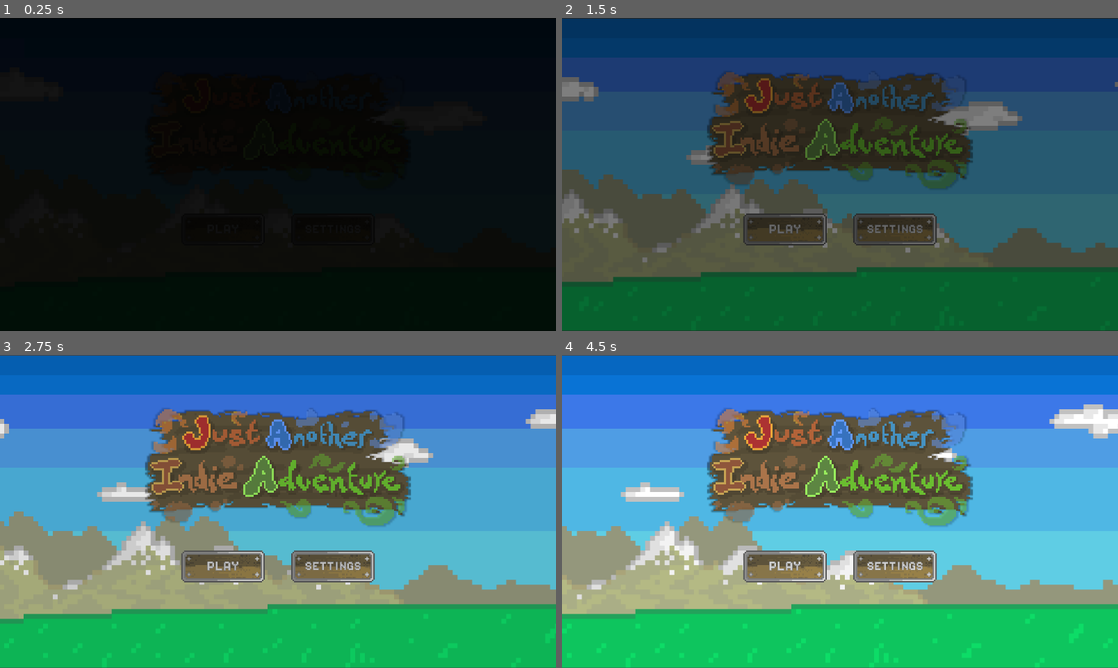
Above: before the commit, frames 1-4 (two rows, left to right).
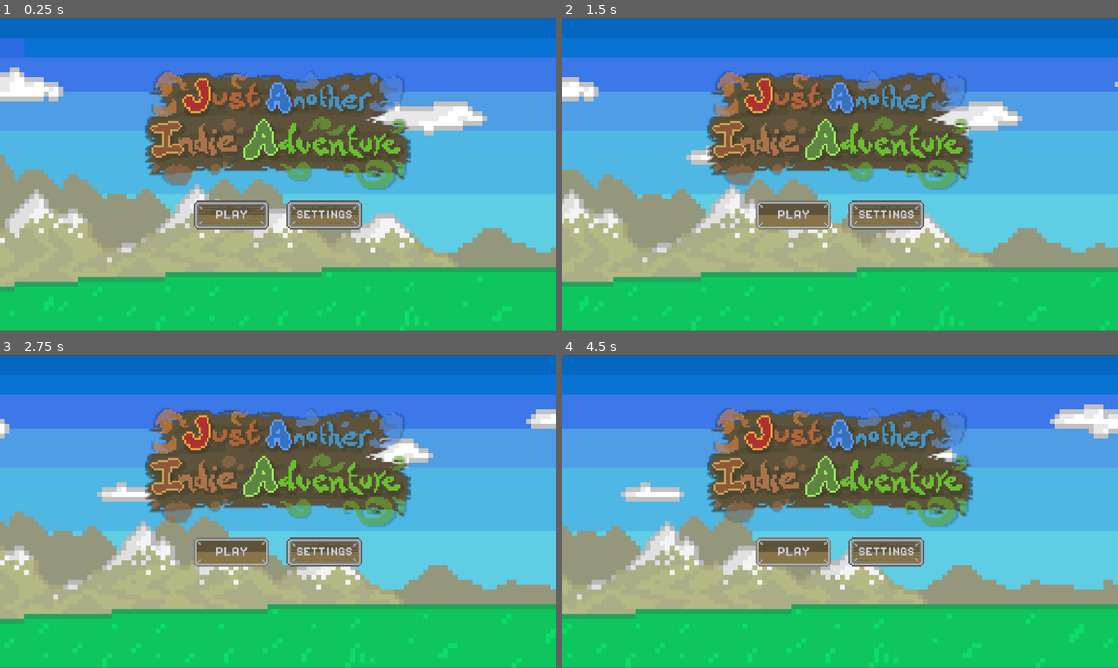
Above: after the commit, the same moments.

Repository: twixt7-sys/project_JAIA
Game: Godot game, scene res://Scenes/game.tscn
The game is run twice, just before and just after one commit, with the same random seed, the same clock (stepped at 60 frames per second) and the same inputs.
Inputs:
- Up to frame 1 (0.25 s): no input
- Up to frame 2 (1.5 s): click "SETTINGS" at 0.5 s; click "PLAY" at 1.25 s
- Up to frame 3 (2.75 s): click "PLAY" at 2 s
- Up to frame 4 (4.5 s): click "PLAY" at 2.75 s

The runs differ from the first frame. In frame 1, 100% of the frame differs, in the area x 0-100%, y 0-100%; in frame 2, 100%; in frame 3, 4.3%; in frame 4, 4.3%.

Commit message:
added button click animation

Diff:
--- /dev/null
+++ b/jaia_v5/Scenes/game.gd
@@ -0,0 +1,9 @@
+extends Node2D
+
+const TITLE_SCREEN = preload("res://Scenes/title_screen.tscn")
+
+func _ready() -> void:
+	add_child(TITLE_SCREEN.instantiate())
+
+func _process(delta: float) -> void:
+	pass
--- a/jaia_v5/Scenes/game.tscn
+++ b/jaia_v5/Scenes/game.tscn
@@ -1,7 +1,6 @@
 [gd_scene load_steps=2 format=3 uid="uid://d3wuhbnwlys3a"]
 
-[ext_resource type="PackedScene" uid="uid://ctd08mm35k5ge" path="res://UI/title_screen.tscn" id="1_ebmjs"]
+[ext_resource type="Script" uid="uid://dem86lf2k4sjg" path="res://Scenes/game.gd" id="1_ebmjs"]
 
 [node name="Game" type="Node2D"]
-
-[node name="TitleScreen" parent="." instance=ExtResource("1_ebmjs")]
+script = ExtResource("1_ebmjs")
--- a/jaia_v5/UI/title_screen.tscn
+++ b/jaia_v5/Scenes/title_screen.tscn
@@ -1,68 +1,40 @@
-[gd_scene load_steps=15 format=3 uid="uid://ctd08mm35k5ge"]
+[gd_scene load_steps=18 format=3 uid="uid://ctd08mm35k5ge"]
 
 [ext_resource type="Texture2D" uid="uid://dxo06h1nipxyy" path="res://Assets/World/title page bg.png" id="1_coop4"]
 [ext_resource type="Script" uid="uid://btbb2p25e3d0d" path="res://Scripts/title_screen.gd" id="1_tuktx"]
 [ext_resource type="Texture2D" uid="uid://bbif3ga6rp4of" path="res://Assets/World/Title.png" id="2_5whv5"]
-[ext_resource type="Texture2D" uid="uid://b1jjo7jifehya" path="res://Assets/Button.png" id="3_5whv5"]
 [ext_resource type="AudioStream" uid="uid://bwn5naw5m7yce" path="res://Assets/All Will Settle - Bloo.mp3" id="4_816ia"]
+[ext_resource type="Texture2D" uid="uid://cyjojbvkavb8p" path="res://Assets/UI/Buttons/Button1.png" id="4_n82rj"]
+[ext_resource type="Texture2D" uid="uid://c3cfyqteaewu" path="res://Assets/UI/Buttons/Button2.png" id="5_0061g"]
 [ext_resource type="Script" uid="uid://byj6iut7l61ut" path="res://Scripts/audio_stream_player_2d.gd" id="5_udsnl"]
-
-[sub_resource type="Animation" id="Animation_5whv5"]
+[ext_resource type="Texture2D" uid="uid://12rjybk07iwl" path="res://Assets/UI/Buttons/Button3.png" id="6_8mikk"]
+
+[sub_resource type="Animation" id="Animation_ywbsv"]
 length = 0.001
-tracks/0/type = "bezier"
-tracks/0/imported = false
-tracks/0/enabled = true
-tracks/0/path = NodePath("Control/bg:position:x")
-tracks/0/interp = 1
-tracks/0/loop_wrap = true
-tracks/0/keys = {
-"handle_modes": PackedInt32Array(0),
-"points": PackedFloat32Array(0, -0.25, 0, 0.25, 0),
-"times": PackedFloat32Array(0)
-}
-
-[sub_resource type="Animation" id="Animation_coop4"]
-resource_name = "bg animation"
-length = 60.0
-loop_mode = 2
-tracks/0/type = "bezier"
-tracks/0/imported = false
-tracks/0/enabled = true
-tracks/0/path = NodePath("Control/bg:position:x")
-tracks/0/interp = 1
-tracks/0/loop_wrap = true
-tracks/0/keys = {
-"handle_modes": PackedInt32Array(0, 0),
-"points": PackedFloat32Array(0, -0.25, 0, 0.25, 0, -4541.95, -0.25, 0, 0.25, 0),
-"times": PackedFloat32Array(0, 59.9667)
-}
-tracks/1/type = "bezier"
+tracks/0/type = "value"
+tracks/0/imported = false
+tracks/0/enabled = true
+tracks/0/path = NodePath("ColorRect:show_behind_parent")
+tracks/0/interp = 1
+tracks/0/loop_wrap = true
+tracks/0/keys = {
+"times": PackedFloat32Array(0),
+"transitions": PackedFloat32Array(1),
+"update": 1,
+"values": [true]
+}
+tracks/1/type = "value"
 tracks/1/imported = false
 tracks/1/enabled = true
-tracks/1/path = NodePath("Control/bg:position:y")
+tracks/1/path = NodePath("ColorRect:color")
 tracks/1/interp = 1
 tracks/1/loop_wrap = true
 tracks/1/keys = {
-"handle_modes": PackedInt32Array(0),
-"points": PackedFloat32Array(1.5, -0.25, 0, 0.25, 0),
-"times": PackedFloat32Array(0)
-}
-
-[sub_resource type="AnimationLibrary" id="AnimationLibrary_816ia"]
-_data = {
-&"RESET": SubResource("Animation_5whv5"),
-&"bg animation": SubResource("Animation_coop4")
-}
-
-[sub_resource type="CanvasTexture" id="CanvasTexture_tuktx"]
-diffuse_texture = ExtResource("3_5whv5")
-specular_color = Color(0, 0, 0, 1)
-
-[sub_resource type="LabelSettings" id="LabelSettings_nmnw7"]
-font_size = 64
-font_color = Color(0.835294, 0.835294, 0.835294, 1)
-outline_size = 16
-outline_color = Color(0.560784, 0.560784, 0.560784, 1)
+"times": PackedFloat32Array(0),
+"transitions": PackedFloat32Array(1),
+"update": 0,
+"values": [Color(1, 1, 1, 1)]
+}
 
 [sub_resource type="Animation" id="Animation_nmnw7"]
 resource_name = "fade_out"
@@ -92,38 +64,62 @@
 "values": [Color(1, 1, 1, 1), Color(1, 1, 1, 0)]
 }
 
-[sub_resource type="Animation" id="Animation_ywbsv"]
-length = 0.001
-tracks/0/type = "value"
-tracks/0/imported = false
-tracks/0/enabled = true
-tracks/0/path = NodePath("ColorRect:show_behind_parent")
-tracks/0/interp = 1
-tracks/0/loop_wrap = true
-tracks/0/keys = {
-"times": PackedFloat32Array(0),
-"transitions": PackedFloat32Array(1),
-"update": 1,
-"values": [true]
-}
-tracks/1/type = "value"
-tracks/1/imported = false
-tracks/1/enabled = true
-tracks/1/path = NodePath("ColorRect:color")
-tracks/1/interp = 1
-tracks/1/loop_wrap = true
-tracks/1/keys = {
-"times": PackedFloat32Array(0),
-"transitions": PackedFloat32Array(1),
-"update": 0,
-"values": [Color(1, 1, 1, 1)]
-}
-
 [sub_resource type="AnimationLibrary" id="AnimationLibrary_5olrl"]
 _data = {
 &"RESET": SubResource("Animation_ywbsv"),
 &"fade_out": SubResource("Animation_nmnw7")
 }
+
+[sub_resource type="Animation" id="Animation_5whv5"]
+length = 0.001
+tracks/0/type = "bezier"
+tracks/0/imported = false
+tracks/0/enabled = true
+tracks/0/path = NodePath("Control/bg:position:x")
+tracks/0/interp = 1
+tracks/0/loop_wrap = true
+tracks/0/keys = {
+"handle_modes": PackedInt32Array(0),
+"points": PackedFloat32Array(0, -0.25, 0, 0.25, 0),
+"times": PackedFloat32Array(0)
+}
+
+[sub_resource type="Animation" id="Animation_coop4"]
+resource_name = "bg animation"
+length = 60.0
+loop_mode = 2
+tracks/0/type = "bezier"
+tracks/0/imported = false
+tracks/0/enabled = true
+tracks/0/path = NodePath("Control/bg:position:x")
+tracks/0/interp = 1
+tracks/0/loop_wrap = true
+tracks/0/keys = {
+"handle_modes": PackedInt32Array(0, 0),
+"points": PackedFloat32Array(0, -0.25, 0, 0.25, 0, -4541.95, -0.25, 0, 0.25, 0),
+"times": PackedFloat32Array(0, 60)
+}
+
+[sub_resource type="AnimationLibrary" id="AnimationLibrary_816ia"]
+_data = {
+&"RESET": SubResource("Animation_5whv5"),
+&"bg animation": SubResource("Animation_coop4")
+}
+
+[sub_resource type="InputEventKey" id="InputEventKey_12m1t"]
+device = -1
+pressed = true
+keycode = 32
+unicode = 32
+
+[sub_resource type="Shortcut" id="Shortcut_6vd4x"]
+events = [SubResource("InputEventKey_12m1t")]
+
+[sub_resource type="LabelSettings" id="LabelSettings_nmnw7"]
+font_size = 64
+font_color = Color(0.835294, 0.835294, 0.835294, 1)
+outline_size = 16
+outline_color = Color(0.560784, 0.560784, 0.560784, 1)
 
 [node name="TitleScreen" type="Control"]
 layout_mode = 3
@@ -132,6 +128,11 @@
 offset_bottom = 1080.0
 script = ExtResource("1_tuktx")
 
+[node name="fade out" type="AnimationPlayer" parent="."]
+libraries = {
+&"": SubResource("AnimationLibrary_5olrl")
+}
+
 [node name="AnimationPlayer" type="AnimationPlayer" parent="."]
 libraries = {
 &"": SubResource("AnimationLibrary_816ia")
@@ -139,6 +140,7 @@
 autoplay = "bg animation"
 
 [node name="Control" type="Control" parent="."]
+clip_contents = true
 layout_direction = 1
 layout_mode = 1
 anchors_preset = 15
@@ -149,9 +151,8 @@
 
 [node name="bg" type="TextureRect" parent="Control"]
 layout_mode = 1
-offset_left = -274.87
 offset_top = 1.5
-offset_right = 6187.13
+offset_right = 6462.0
 offset_bottom = 1078.5
 texture = ExtResource("1_coop4")
 
@@ -198,46 +199,57 @@
 anchor_right = 0.5
 anchor_bottom = 0.5
 offset_left = -700.0
-offset_top = -160.0
+offset_top = -320.0
 offset_right = 700.0
-offset_bottom = 160.0
-grow_horizontal = 2
-grow_vertical = 2
-scale = Vector2(0.5, 0.5)
-pivot_offset = Vector2(700, 540)
+offset_bottom = 320.0
+grow_horizontal = 2
+grow_vertical = 2
+scale = Vector2(0.500873, 0.5)
+pivot_offset = Vector2(700, 600)
+theme_override_constants/separation = 0
+alignment = 1
 
 [node name="VBoxContainer" type="HBoxContainer" parent="VB"]
 layout_mode = 2
 size_flags_horizontal = 4
 size_flags_vertical = 6
 theme_override_constants/separation = 120
-
-[node name="TextureButton2" type="TextureButton" parent="VB/VBoxContainer"]
+alignment = 1
+
+[node name="TextureButton3" type="TextureButton" parent="VB/VBoxContainer"]
 layout_mode = 2
-texture_normal = ExtResource("3_5whv5")
-texture_pressed = SubResource("CanvasTexture_tuktx")
-
-[node name="Play Label" type="Label" parent="VB/VBoxContainer/TextureButton2"]
-layout_mode = 1
-anchors_preset = 8
-anchor_left = 0.5
-anchor_top = 0.5
-anchor_right = 0.5
-anchor_bottom = 0.5
-offset_left = -20.0
-offset_top = -8.0
-offset_right = 20.0
-offset_bottom = 8.0
-grow_horizontal = 2
-grow_vertical = 2
+size_flags_horizontal = 4
+action_mode = 0
+shortcut = SubResource("Shortcut_6vd4x")
+texture_normal = ExtResource("4_n82rj")
+texture_pressed = ExtResource("5_0061g")
+texture_hover = ExtResource("6_8mikk")
+stretch_mode = 3
+
+[node name="Settings Label" type="Label" parent="VB/VBoxContainer/TextureButton3"]
+layout_mode = 1
+anchors_preset = 8
+anchor_left = 0.5
+anchor_top = 0.5
+anchor_right = 0.5
+anchor_bottom = 0.5
+offset_left = -112.0
+offset_top = -32.0
+offset_right = 112.0
+offset_bottom = 32.0
+grow_horizontal = 2
+grow_vertical = 2
+pivot_offset = Vector2(216, 32)
 text = "PLAY"
 label_settings = SubResource("LabelSettings_nmnw7")
 
-[node name="TextureButton3" type="TextureButton" parent="VB/VBoxContainer"]
+[node name="TextureButton4" type="TextureButton" parent="VB/VBoxContainer"]
 layout_mode = 2
-texture_normal = ExtResource("3_5whv5")
-
-[node name="Settings Label" type="Label" parent="VB/VBoxContainer/TextureButton3"]
+texture_normal = ExtResource("4_n82rj")
+texture_pressed = ExtResource("5_0061g")
+texture_hover = ExtResource("6_8mikk")
+
+[node name="Settings Label" type="Label" parent="VB/VBoxContainer/TextureButton4"]
 layout_mode = 1
 anchors_preset = 8
 anchor_left = 0.5
@@ -261,12 +273,8 @@
 parameters/looping = true
 script = ExtResource("5_udsnl")
 
-[node name="fade out" type="AnimationPlayer" parent="."]
-libraries = {
-&"": SubResource("AnimationLibrary_5olrl")
-}
-
 [node name="ColorRect" type="ColorRect" parent="."]
+visible = false
 modulate = Color(0, 0, 0, 1)
 show_behind_parent = true
 layout_mode = 1
--- /dev/null
+++ b/jaia_v5/Scripts/large_button_label.gd
@@ -0,0 +1,10 @@
+extends Label
+
+@onready var texture_button_2: TextureButton = $".."
+
+func _ready() -> void:
+	text = texture_button_2.text
+	label_settings.font_size = texture_button_2.text_size
+
+func _process(delta: float) -> void:
+	pass
--- /dev/null
+++ b/jaia_v5/UI/large_button.gd
@@ -0,0 +1,11 @@
+extends TextureButton
+
+@export var text: String = "Button"
+@export var text_size: int = 64
+
+func _ready() -> void:
+	pass
+
+# Called every frame. 'delta' is the elapsed time since the previous frame.
+func _process(delta: float) -> void:
+	pass
--- /dev/null
+++ b/jaia_v5/UI/large_button.tscn
@@ -0,0 +1,37 @@
+[gd_scene load_steps=6 format=3 uid="uid://db1gdcvx7ebk0"]
+
+[ext_resource type="Texture2D" uid="uid://b1jjo7jifehya" path="res://Assets/Button.png" id="1_0ld8a"]
+[ext_resource type="Script" uid="uid://vgdd51lvfa5g" path="res://UI/large_button.gd" id="2_8spg7"]
+[ext_resource type="Script" uid="uid://dcr0jqjkxltjt" path="res://Scripts/large_button_label.gd" id="3_2eubc"]
+
+[sub_resource type="CanvasTexture" id="CanvasTexture_tuktx"]
+diffuse_texture = ExtResource("1_0ld8a")
+specular_color = Color(0, 0, 0, 1)
+
+[sub_resource type="LabelSettings" id="LabelSettings_nmnw7"]
+font_size = 64
+font_color = Color(0.835294, 0.835294, 0.835294, 1)
+outline_size = 16
+outline_color = Color(0.560784, 0.560784, 0.560784, 1)
+
+[node name="TextureButton2" type="TextureButton"]
+texture_normal = ExtResource("1_0ld8a")
+texture_pressed = SubResource("CanvasTexture_tuktx")
+script = ExtResource("2_8spg7")
+
+[node name="Label" type="Label" parent="."]
+layout_mode = 1
+anchors_preset = 8
+anchor_left = 0.5
+anchor_top = 0.5
+anchor_right = 0.5
+anchor_bottom = 0.5
+offset_left = -20.0
+offset_top = -8.0
+offset_right = 20.0
+offset_bottom = 8.0
+grow_horizontal = 2
+grow_vertical = 2
+text = "--"
+label_settings = SubResource("LabelSettings_nmnw7")
+script = ExtResource("3_2eubc")
--- /dev/null
+++ b/jaia_v5/button_sprite.tscn
@@ -0,0 +1,8 @@
+[gd_scene load_steps=2 format=3 uid="uid://bki8110ilwnf2"]
+
+[ext_resource type="Texture2D" uid="uid://dy6hhtsu1ocig" path="res://Assets/UI/ButtonSheet.png" id="1_22typ"]
+
+[node name="Sprite2D" type="Sprite2D"]
+texture = ExtResource("1_22typ")
+hframes = 4
+vframes = 3
--- /dev/null
+++ b/jaia_v5/texture_button.tscn
@@ -0,0 +1,9 @@
+[gd_scene load_steps=2 format=3 uid="uid://cf4o8wis4f7rx"]
+
+[ext_resource type="Texture2D" uid="uid://bhu62645exjnk" path="res://Assets/UI/Buttons/Button003.png" id="1_7ldrl"]
+
+[node name="TextureButton" type="TextureButton"]
+offset_right = 40.0
+offset_bottom = 40.0
+scale = Vector2(10, 10)
+texture_normal = ExtResource("1_7ldrl")
Binary file added: jaia_v5/Assets/UI/Button0.png
Not shown, added: jaia_v5/Assets/UI/Button0.png.import
Binary file added: jaia_v5/Assets/UI/ButtonSheet.png
Not shown, added: jaia_v5/Assets/UI/ButtonSheet.png.import
Binary file added: jaia_v5/Assets/UI/Buttons/Button1.png
Not shown, added: jaia_v5/Assets/UI/Buttons/Button1.png.import
Binary file added: jaia_v5/Assets/UI/Buttons/Button2.png
Not shown, added: jaia_v5/Assets/UI/Buttons/Button2.png.import
Binary file added: jaia_v5/Assets/UI/Buttons/Button3.png
Not shown, added: jaia_v5/Assets/UI/Buttons/Button3.png.import
Not shown, added: jaia_v5/Scenes/game.gd.uid
Not shown, added: jaia_v5/Scripts/large_button_label.gd.uid
(and 30 more such lines)
